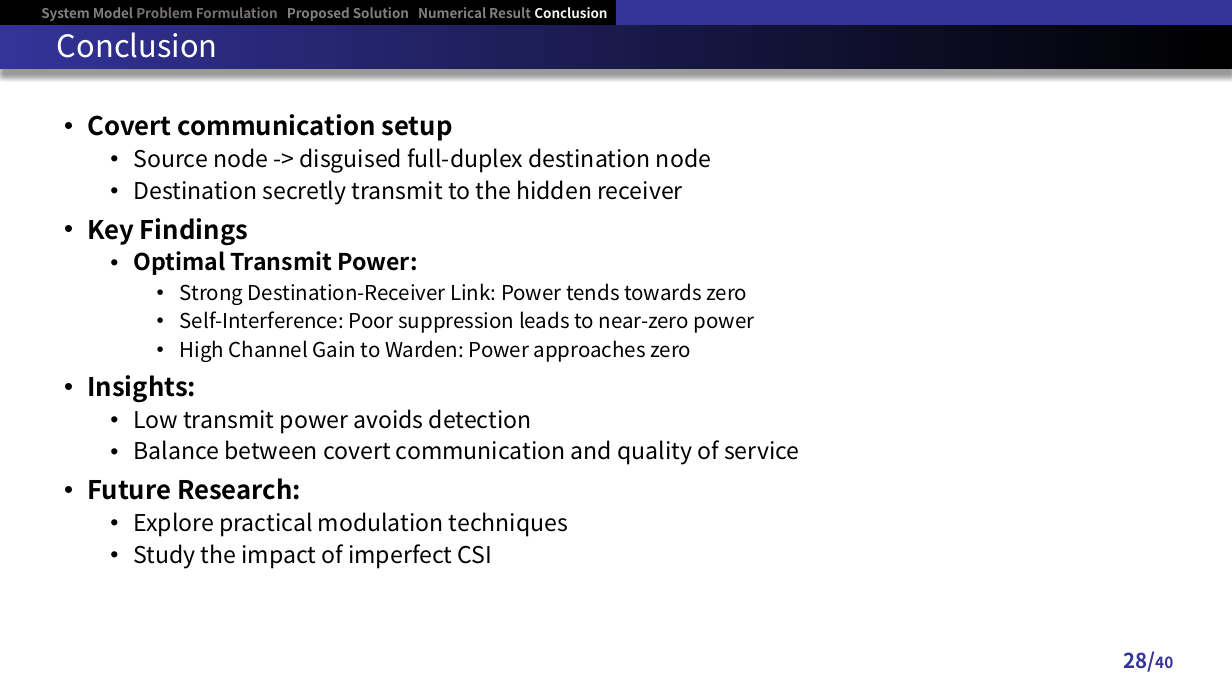
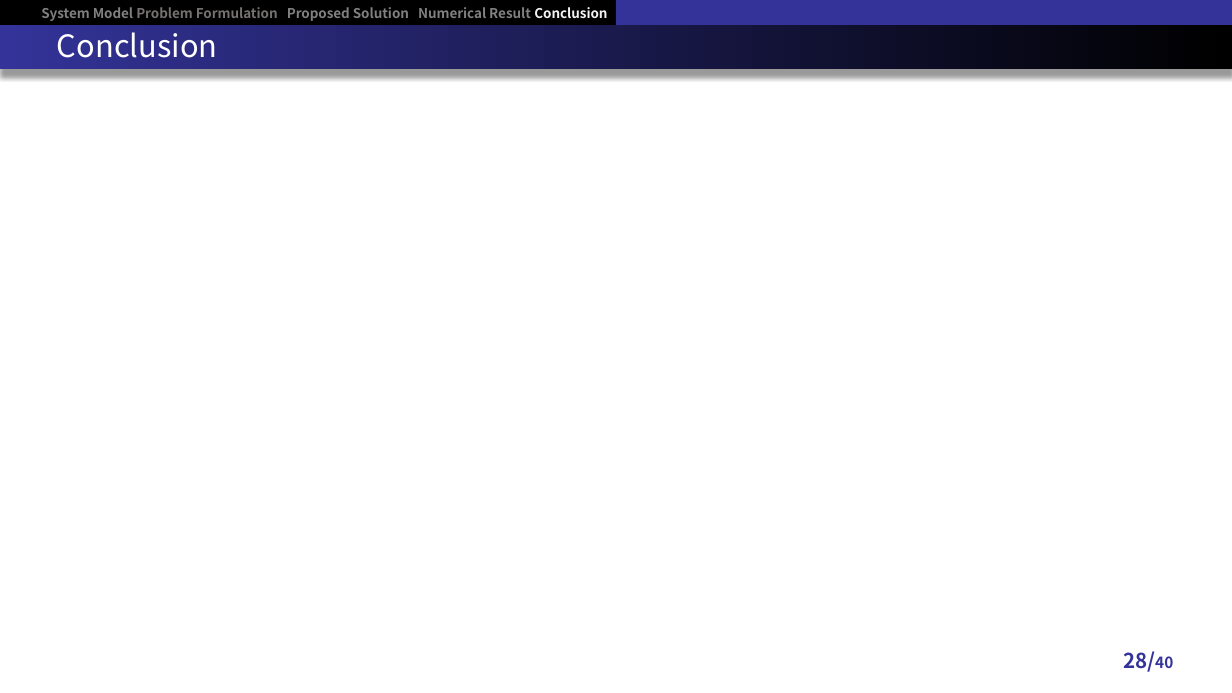
Before and after one commit to RefatHanbat/Presentation-of-SDM, a slide deck: slide 28 of New Problem/Thesis Defense slide.pptx. Drawn at 1232x693 pixels with LibreOffice and Linux fonts; fonts in the diff are those of the drawing; grey boxes stand for pictures. Boxes give left, top, right and bottom in pixels: in the first picture for what was removed or moved away, otherwise in the second. Text is boxed around its words. In the diff, an @@ line names an element or a change of style, - is before the commit and + after.

```diff
--- a/New Problem/Thesis Defense slide.pptx
+++ b/New Problem/Thesis Defense slide.pptx
@@ text removed at (87, 114, 800, 568) @@
-• Covert communication setup
-  • Source node -> disguised full-duplex destination node
-  • Destination secretly transmit to the hidden receiver
-• Key Findings
-  • Optimal Transmit Power:
-    • Strong Destination-Receiver Link: Power tends towards zero
-    • Self-Interference: Poor suppression leads to near-zero power
-    • High Channel Gain to Warden: Power approaches zero
-• Insights:
-  • Low transmit power avoids detection
-  • Balance between covert communication and quality of service
-• Future Research:
-  • Explore practical modulation techniques
-  • Study the impact of imperfect CSI
```
Also in this commit, not shown: 7 other slides changed, 5 other files.
